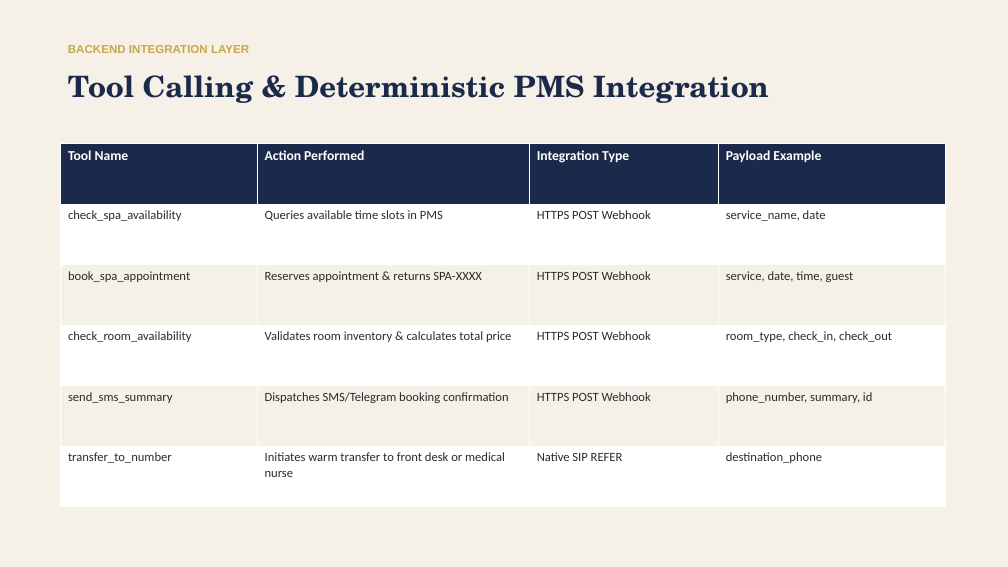
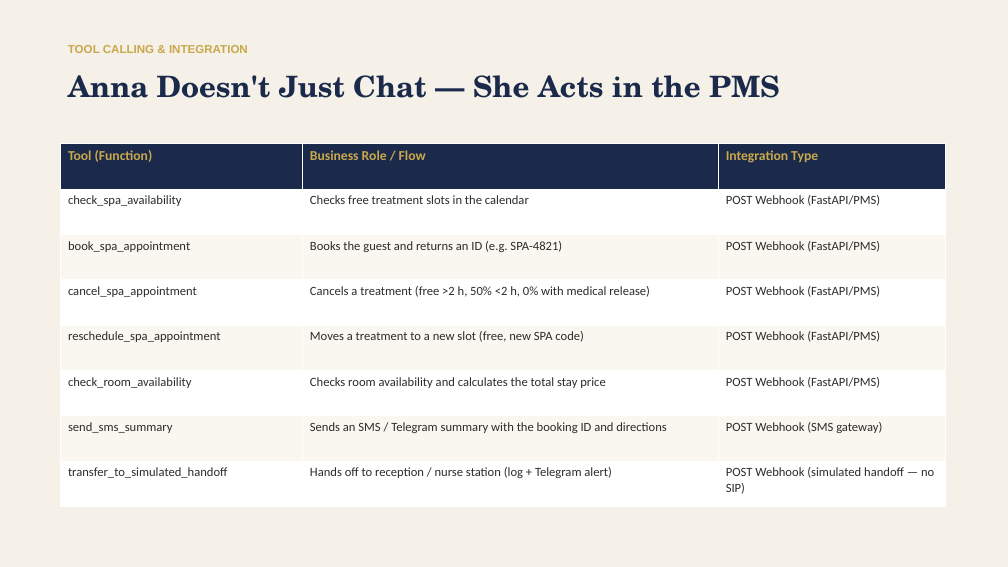
Before and after one commit to kpulka/Elevenlabs_SpaHotel_PoC, a slide deck: slide 7 of presentation/Bukowy_Dwor_Case_Study_EN.pptx. Drawn at 1008x567 pixels with LibreOffice and Linux fonts; fonts in the diff are those of the drawing. Boxes give left, top, right and bottom in pixels: in the first picture for what was removed or moved away, otherwise in the second. Text is boxed around its words. In the diff, an @@ line names an element or a change of style, - is before the commit and + after.

```diff
--- a/presentation/Bukowy_Dwor_Case_Study_EN.pptx
+++ b/presentation/Bukowy_Dwor_Case_Study_EN.pptx
@@ text at [68,45,248,53]: text changed @@
-BACKEND INTEGRATION LAYER
+TOOL CALLING & INTEGRATION
@@ text at [68,75,780,98]: text changed @@
-Tool Calling & Deterministic PMS Integration
+Anna Doesn't Just Chat — She Acts in the PMS
@@ table at [60,144,945,507] @@
-Tool Name | Action Performed | Integration Type | Payload Example
-check_spa_availability | Queries available time slots in PMS | HTTPS POST Webhook | service_name, date
-book_spa_appointment | Reserves appointment & returns SPA-XXXX | HTTPS POST Webhook | service, date, time, guest
-check_room_availability | Validates room inventory & calculates total price | HTTPS POST Webhook | room_type, check_in, check_out
-send_sms_summary | Dispatches SMS/Telegram booking confirmation | HTTPS POST Webhook | phone_number, summary, id
-transfer_to_number | Initiates warm transfer to front desk or medical nurse | Native SIP REFER | destination_phone
+Tool (Function) | Business Role / Flow | Integration Type
+check_spa_availability | Checks free treatment slots in the calendar | POST Webhook (FastAPI/PMS)
+book_spa_appointment | Books the guest and returns an ID (e.g. SPA-4821) | POST Webhook (FastAPI/PMS)
+cancel_spa_appointment | Cancels a treatment (free >2 h, 50% <2 h, 0% with medical release) | POST Webhook (FastAPI/PMS)
+reschedule_spa_appointment | Moves a treatment to a new slot (free, new SPA code) | POST Webhook (FastAPI/PMS)
+check_room_availability | Checks room availability and calculates the total stay price | POST Webhook (FastAPI/PMS)
+send_sms_summary | Sends an SMS / Telegram summary with the booking ID and directions | POST Webhook (SMS gateway)
+transfer_to_simulated_handoff | Hands off to reception / nurse station (log + Telegram alert) | POST Webhook (simulated handoff — no SIP)
```
Also in this commit, not shown: 8 other slides changed, 5 slides added, 5 slides removed, 3 other files.
